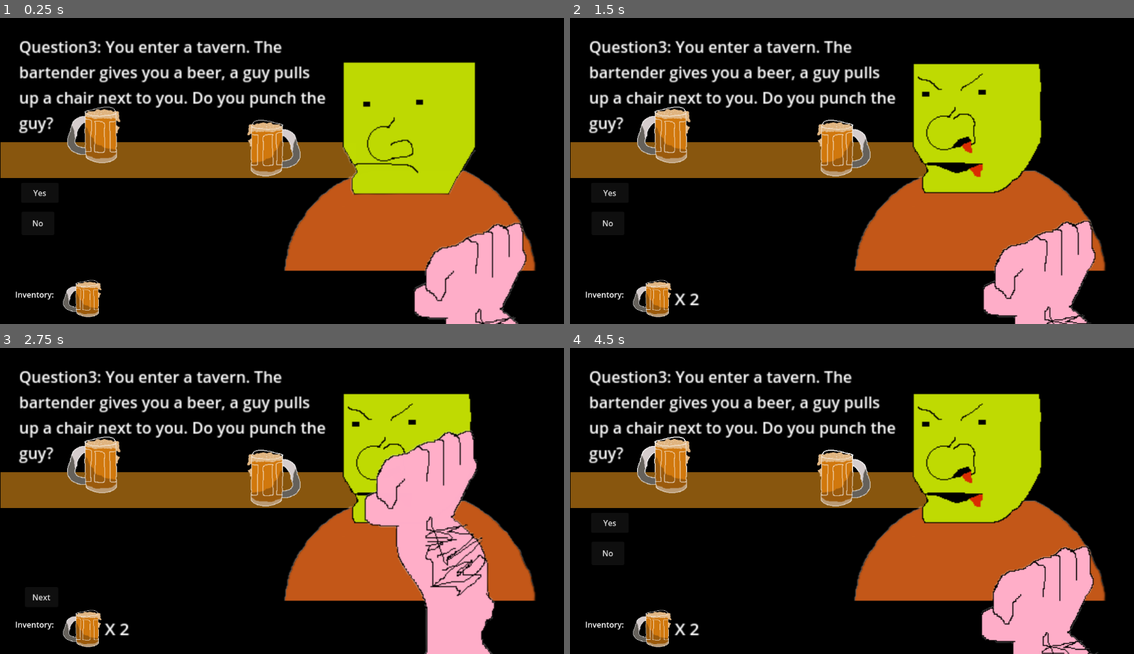
Above: before the commit, frames 1-4 (two rows, left to right).
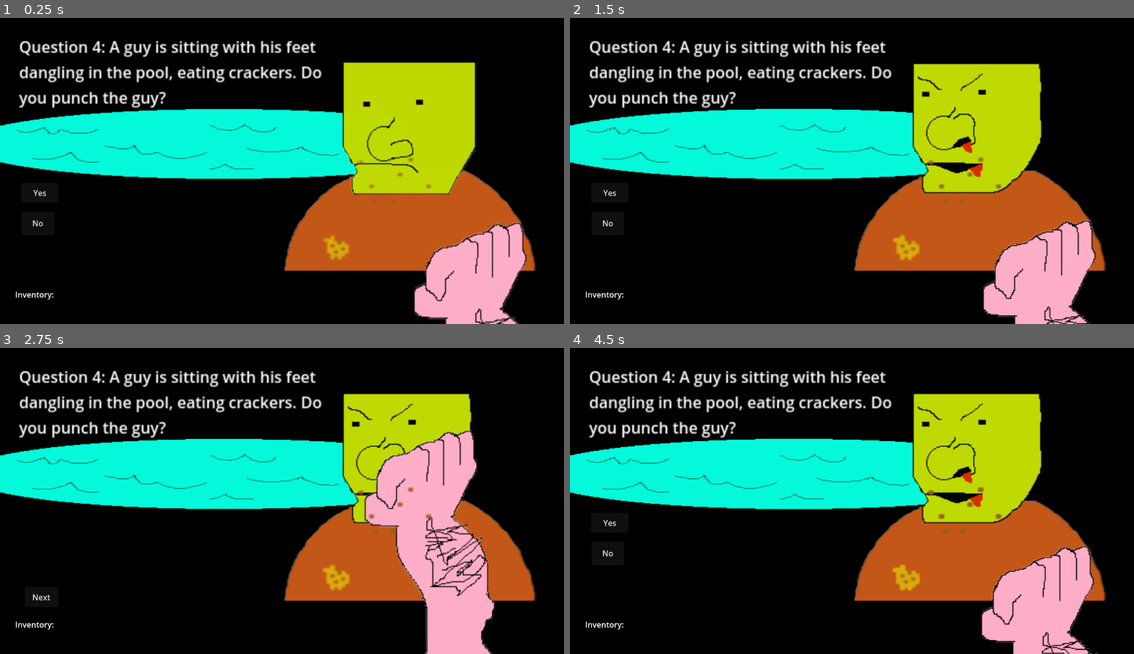
Above: after the commit, the same moments.

Repository: Do-You-Punch-The-Guy-Studios/do-you-punch-the-guy
Game: Godot game, scene res://scenes/the_guy_root_scene.tscn
Same seed, same stepped clock (60 frames per second), same inputs: the game is played once before the commit and once after it.
Inputs:
- Up to frame 1 (0.25 s): no input
- Up to frame 2 (1.5 s): click "Yes" at 0.5 s; click "Next" at 1.25 s
- Up to frame 3 (2.75 s): click "Yes" at 2 s
- Up to frame 4 (4.5 s): click "Next" at 2.75 s; click "Yes" at 3.5 s; click "Next" at 4.25 s

The runs differ from the first frame. In frame 1, 18% of the frame differs, in the area x 0-77%, y 7-98%; in frame 2, 18%; in frame 3, 18%; in frame 4, 18%.

Commit message:
question 4 done

Diff:
--- a/code/do-you-punch-the-guy-main.gd
+++ b/code/do-you-punch-the-guy-main.gd
@@ -20,7 +20,11 @@
 var questionInfo = {}
 var playerInventory: = [];
 
-@onready var questionScenes = {"question2":preload("res://scenes/question2.tscn"), "question3":preload("res://scenes/question3.tscn")};
+@onready var questionScenes = {
+	"question2":preload("res://scenes/question2.tscn"),
+	"question3":preload("res://scenes/question3.tscn"),
+	"question4":preload("res://scenes/question4.tscn"),
+	};
 @onready var yesButton = $YesButton;
 @onready var noButton = $NoButton;
 @onready var option3button = $"Option 3";
@@ -75,13 +79,13 @@
 	currentQuestionIndex = nextQuestionIndex
 	nextQuestionIndex = questionIndexes.back()
 	questionIndexes.pop_back()
-	currentQuestionIndex = 3;
+	currentQuestionIndex = 4;
 	currentQuestion = questionInfo[str(currentQuestionIndex)];
 	if(currentQuestionIndex > 1):
 		self.add_child(questionScenes["question" + str(currentQuestionIndex)].instantiate())
 	if currentQuestion.onQuestion:
 		processGameAction(currentQuestion.onQuestion)
-	$Question.text = "Question" + str(currentQuestionIndex) + ": " + currentQuestion.question
+	$Question.text = "Question " + str(currentQuestionIndex) + ": " + currentQuestion.question
 	if !currentQuestion.yes:
 		yesButton.hide()
 	else:
--- a/data/questions.json
+++ b/data/questions.json
@@ -6,6 +6,7 @@
 		"option3": false,
 		"yesTags":["WIN"],
 		"noTags":["LOSE"],
+		"onQuestion":false,
 		"isActive":true
 	},
 	"2": {
@@ -15,10 +16,11 @@
 		"option3":false,
 		"yesTags":["HITSKIDS", "ASSHOLE"],
 		"noTags":["NICE"],
+		"onQuestion":false,
 		"isActive": true
 	},
 	"3": {
-		"question":"You enter a tavern. The bartender gives you a beer, a guy pulls up a chair next to you. Do you punch the guy?",
+		"question":"You enter a tavern. The bartender gives you a beer. A guy pulls up a chair next to you. Do you punch the guy?",
 		"yes": true,
 		"no": true,
 		"option3":false,
@@ -34,6 +36,7 @@
 		"option3":false,
 		"yesTags":["ASSHOLE", "HITSKIDS"],
 		"noTags":[],
+		"onQuestion":false,
 		"isActive": true
 	},
 	"5": {
--- /dev/null
+++ b/scenes/question4.tscn
@@ -0,0 +1,17 @@
+[gd_scene load_steps=3 format=3 uid="uid://die3p5ibahhei"]
+
+[ext_resource type="Texture2D" uid="uid://c42d6basuithe" path="res://assets/question4/pool.png" id="1_ls6fl"]
+[ext_resource type="Texture2D" uid="uid://c5onhkdluyppw" path="res://assets/question4/cracker.png" id="2_bnihy"]
+
+[node name="Question4" type="Node2D"]
+
+[node name="Pool" type="Sprite2D" parent="."]
+position = Vector2(240, 278)
+scale = Vector2(2.8975005, 1.5199999)
+texture = ExtResource("1_ls6fl")
+
+[node name="Cracker" type="Sprite2D" parent="."]
+z_index = 5
+position = Vector2(661, 467)
+scale = Vector2(7.265625, 6.09375)
+texture = ExtResource("2_bnihy")
--- a/scenes/the_guy_root_scene.tscn
+++ b/scenes/the_guy_root_scene.tscn
@@ -13,7 +13,7 @@
 script = ExtResource("1_dpvq8")
 
 [node name="PlayerInventory" parent="." instance=ExtResource("2_sc6sm")]
-z_index = 6
+z_index = 10
 position = Vector2(27, -4)
 
 [node name="background" type="Sprite2D" parent="."]
@@ -68,6 +68,7 @@
 metadata/_edit_use_anchors_ = true
 
 [node name="YesButton" type="Button" parent="."]
+z_index = 10
 offset_left = 43.0
 offset_top = 359.0
 offset_right = 120.0
@@ -75,6 +76,7 @@
 text = "Yes"
 
 [node name="NoButton" type="Button" parent="."]
+z_index = 10
 offset_left = 44.0
 offset_top = 418.0
 offset_right = 111.0
@@ -82,6 +84,7 @@
 text = "No"
 
 [node name="Option 3" type="Button" parent="."]
+z_index = 10
 offset_left = 42.0
 offset_top = 482.0
 offset_right = 545.0
Binary file added: assets/question4/cracker.png
Not shown, added: assets/question4/cracker.png.import
Binary file added: assets/question4/pool.png
Not shown, added: assets/question4/pool.png.import
